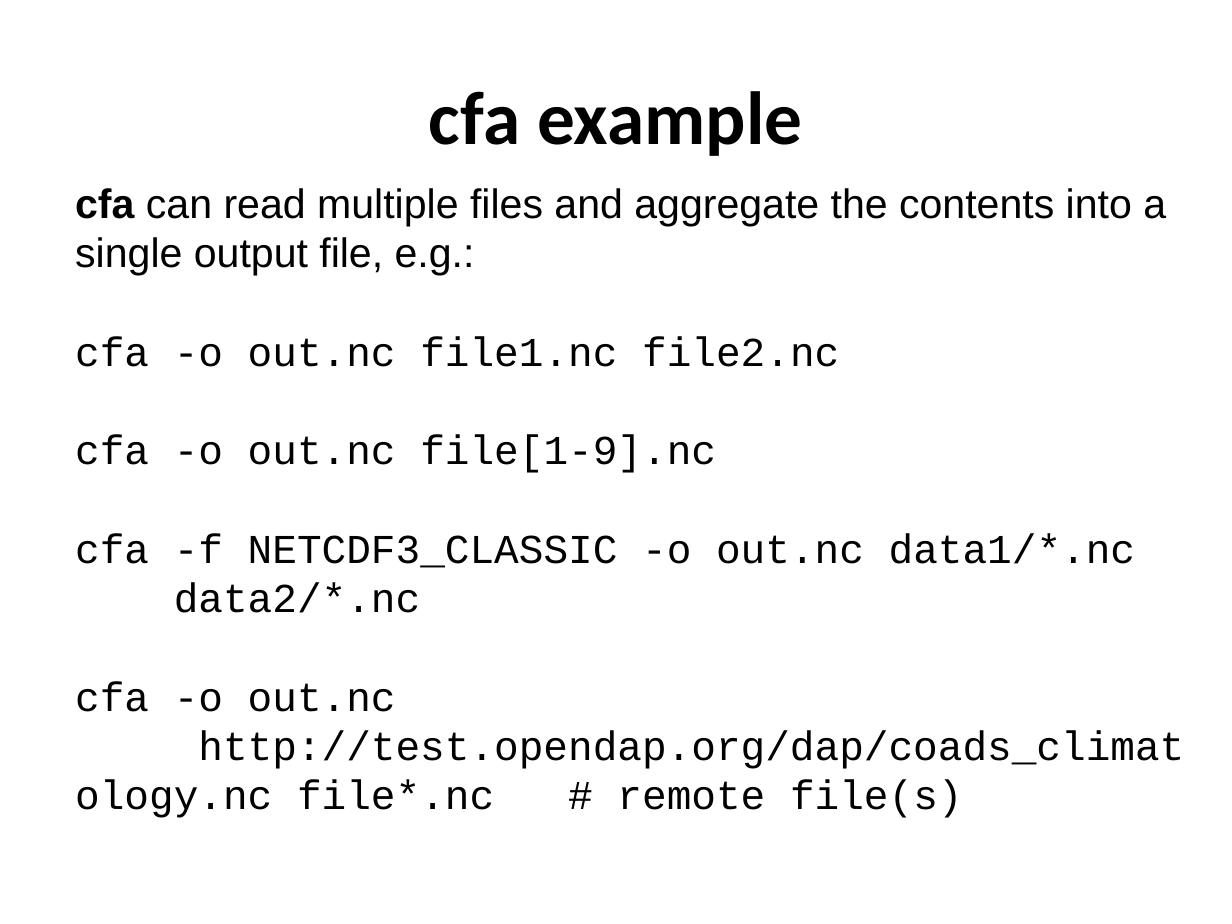
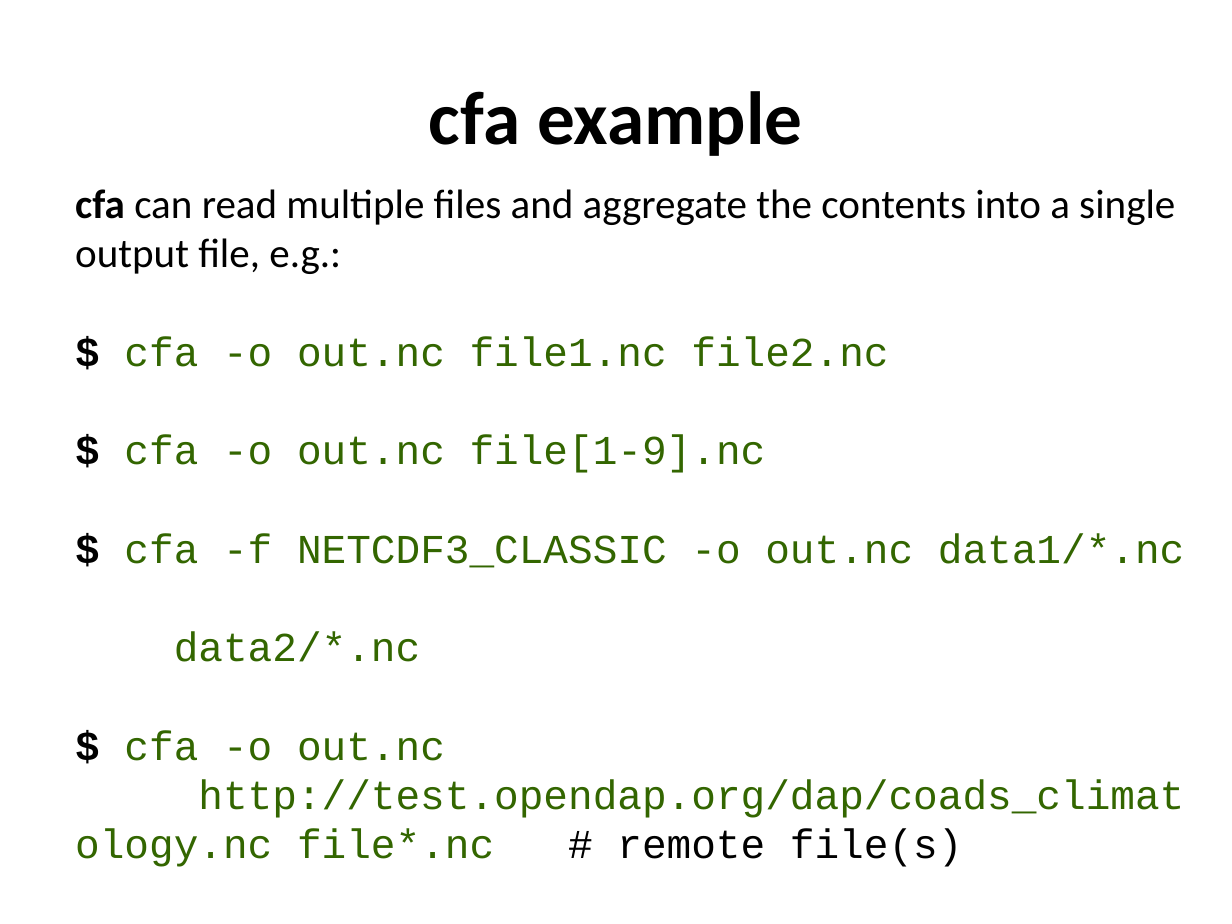
Before and after one commit to ncasuk/ncas-isc, a slide deck: slide 9 of python/presentations/data_tools/02_cfpython_cfplot.ppt. Drawn at 1232x924 pixels with LibreOffice and Linux fonts; fonts in the diff are those of the drawing; background and template pictures are left out. Boxes give left, top, right and bottom in pixels: in the first picture for what was removed or moved away, otherwise in the second. Text is boxed around its words. In the diff, an @@ line names an element or a change of style, - is before the commit and + after.

Commit message:
Finished data_tools presentations

```diff
--- a/python/presentations/data_tools/02_cfpython_cfplot.ppt
+++ b/python/presentations/data_tools/02_cfpython_cfplot.ppt
@@ text at (75,189,1175,274): font Arial to Calibri in "cfa can read multiple files and aggregate ..." @@
@@ text at (75,336,1184,867): text changed; text colour #000000 to #336600 @@
-cfa -o out.nc file1.nc file2.nc
-cfa -o out.nc file[1-9].nc
-cfa -f NETCDF3_CLASSIC -o out.nc data1/*.nc
-data2/*.nc
-cfa -o out.nc
-http://test.opendap.org/dap/coads_climat ology.nc file*.nc # remote file(s)
+$ cfa -o out.nc file1.nc file2.nc
+$ cfa -o out.nc file[1-9].nc
+$ cfa -f NETCDF3_CLASSIC -o out.nc data1/*.nc
+data2/*.nc
+$ cfa -o out.nc
+http://test.opendap.org/dap/coads_climat ology.nc file*.nc # remote file(s)
```
Also in this commit, not shown: 9 other slides changed, 3 slides added, 3 slides removed, 1 other file.
